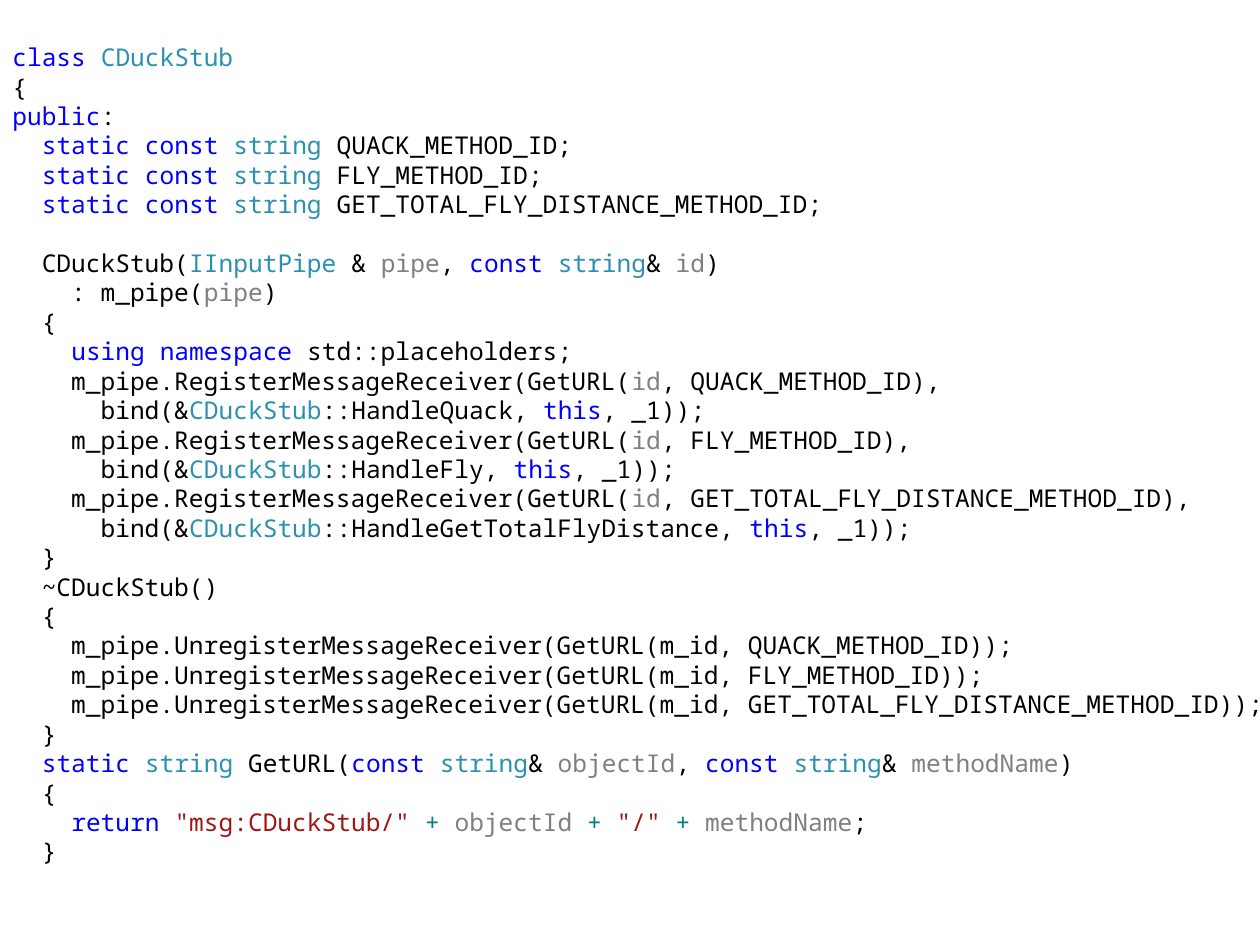
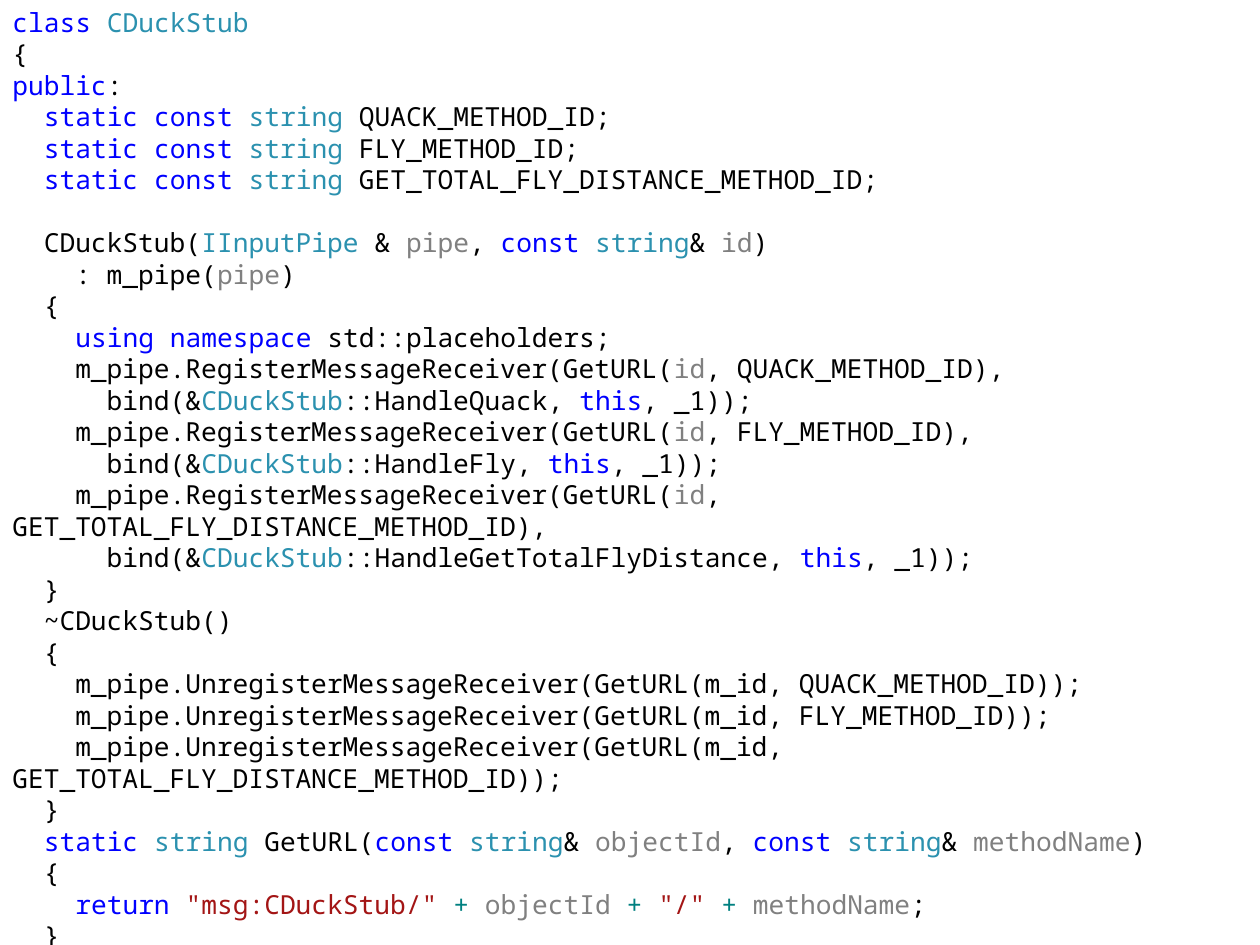
Before and after one commit to iv-sergius/ood, a slide deck: slide 20 of lectures/12.proxy/proxy.pptx. Drawn at 1260x945 pixels with LibreOffice and Linux fonts; fonts in the diff are those of the drawing. Boxes give left, top, right and bottom in pixels: in the first picture for what was removed or moved away, otherwise in the second. Text is boxed around its words. In the diff, an @@ line names an element or a change of style, - is before the commit and + after.

```diff
--- a/lectures/12.proxy/proxy.pptx
+++ b/lectures/12.proxy/proxy.pptx
@@ text "class CDuckStub" moved from (x1=12, y1=47, x2=1260, y2=837) to (x1=12, y1=12, x2=1146, y2=921) @@
@@ text "class CDuckStub" at (x1=12, y1=12, x2=1146, y2=921): size 14 to 15 pt @@
```
Also in this commit, not shown: 14 other slides changed.
